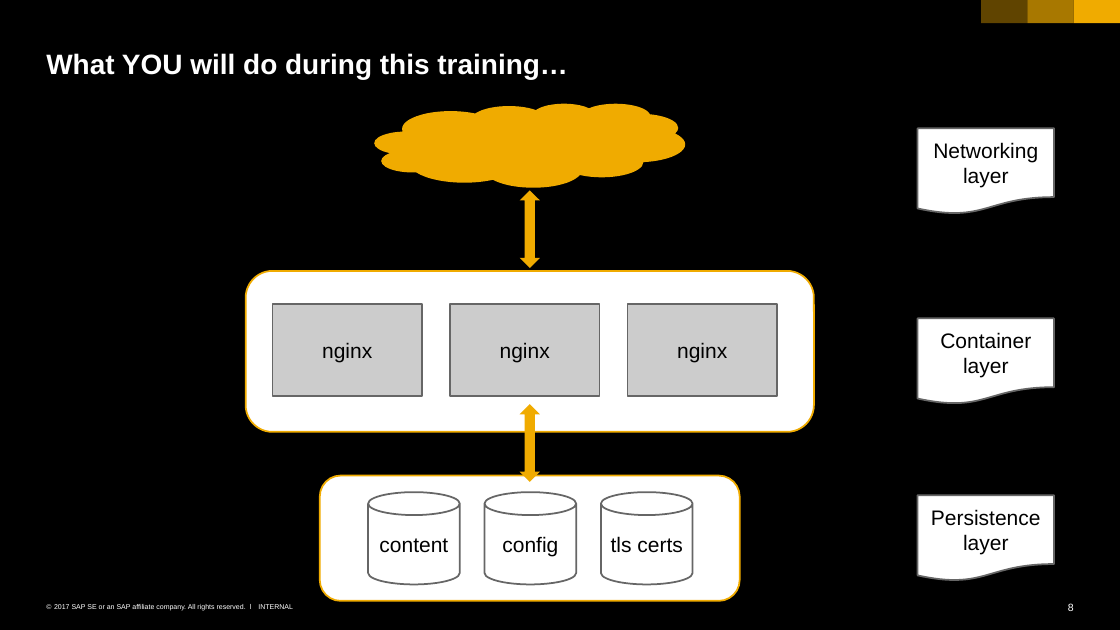
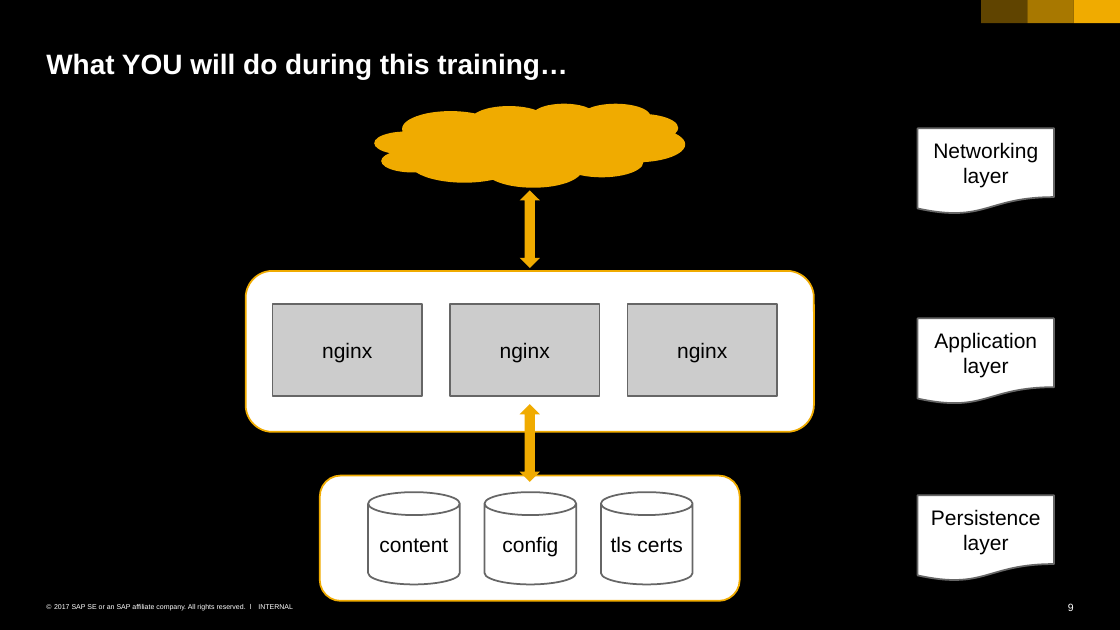
Before and after one commit to cuijiyao01/docker-k8s-training, a slide deck: slide 9 of kubernetes/01_k8s_core_components.pptx (slide 8 before the commit). Drawn at 1120x630 pixels with LibreOffice and Linux fonts; fonts in the diff are those of the drawing. Boxes give left, top, right and bottom in pixels: in the first picture for what was removed or moved away, otherwise in the second. Text is boxed around its words. In the diff, an @@ line names an element or a change of style, - is before the commit and + after.

```diff
--- a/kubernetes/01_k8s_core_components.pptx
+++ b/kubernetes/01_k8s_core_components.pptx
@@ text in flow chart document at (934, 332, 1037, 378): text changed @@
-Container layer
+Application layer
```
Also in this commit, not shown: 1 slide added, 6 other files.
